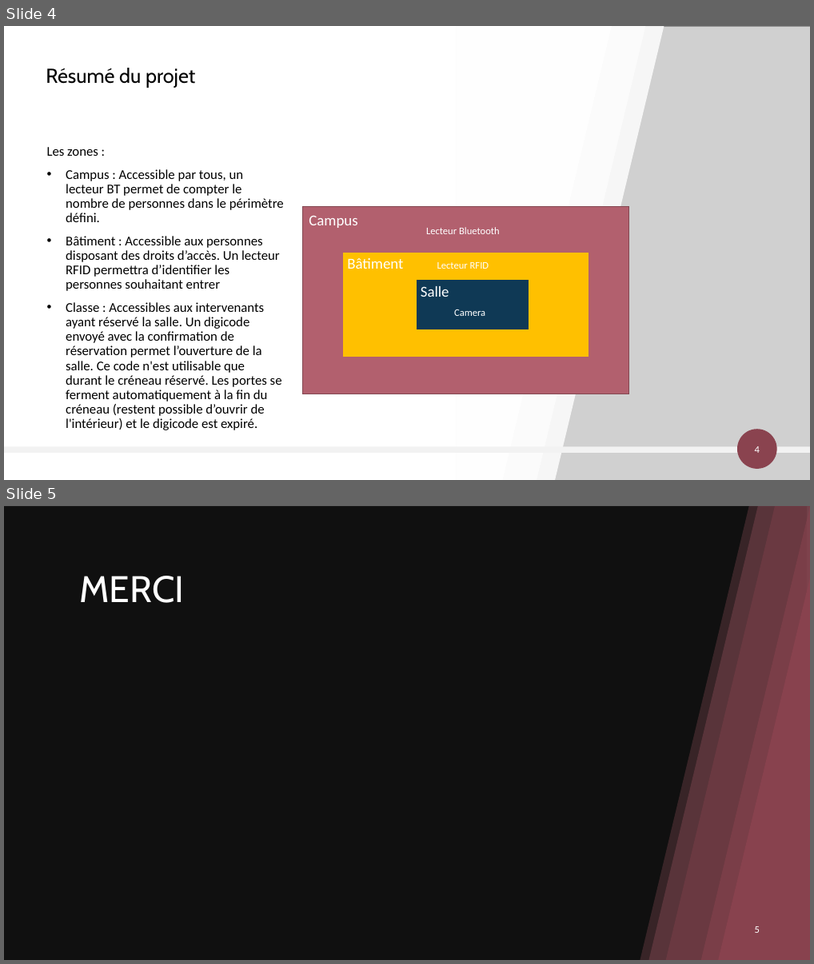
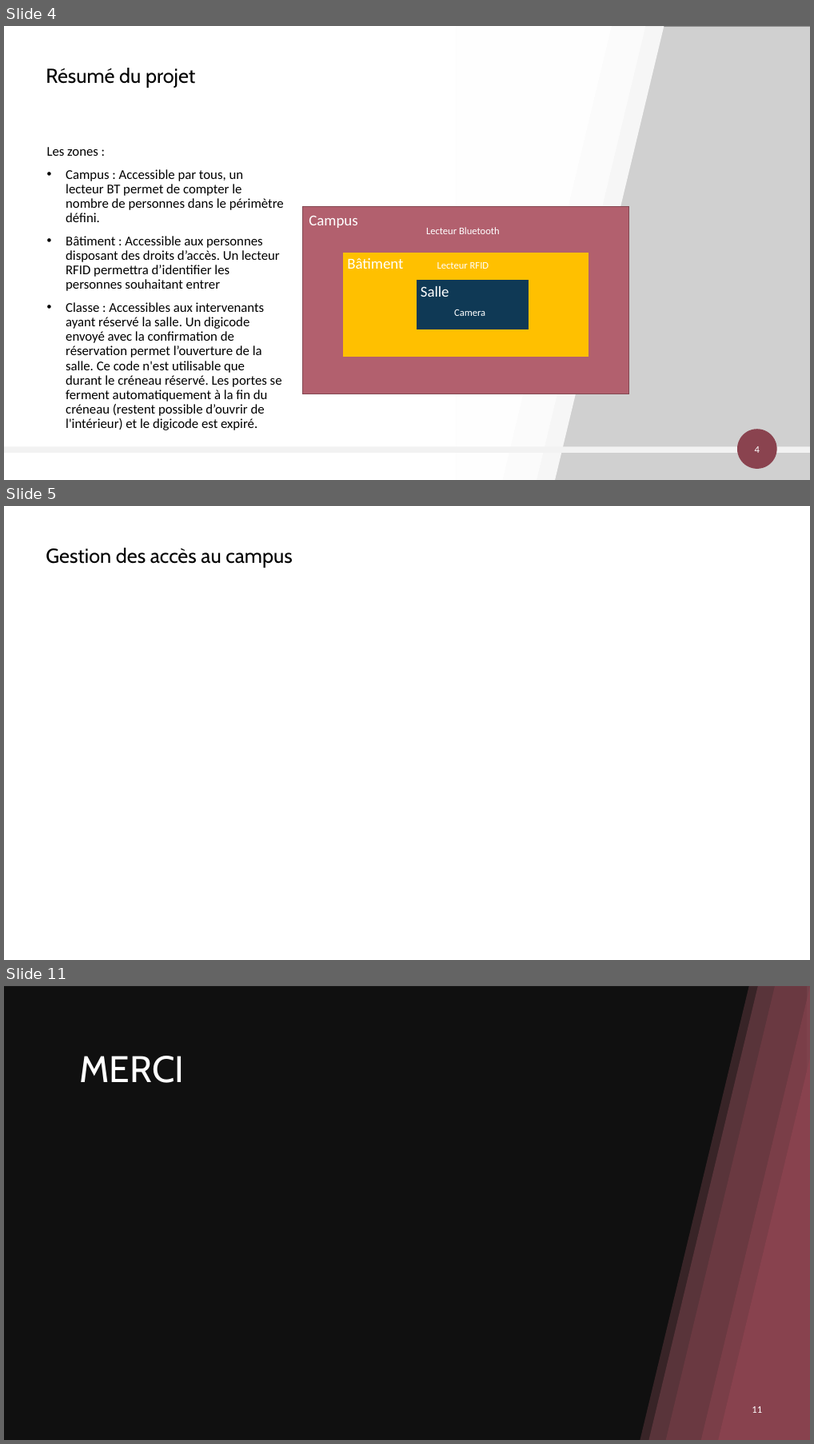
Before and after one commit to AlexandreSaxemard/GestionAccesBatiment, a slide deck: Docs/Gestion des accès au bâtiment.pptx. Shown one above the other, each under a label of ours: slides 4 and 5 before the commit, slides 4, 5 and 11 after it; the slides between them are not shown. The pictures are 814x964 and 814x1444 pixels, drawn with LibreOffice and Linux fonts; fonts in the diff are those of the drawing; grey boxes stand for pictures; background and template pictures are left out; a plain dark background stands for a picture behind light text. Boxes give left, top, right and bottom in pixels: in the first picture for what was removed or moved away, otherwise in the second. Text is boxed around its words. In the diff, an @@ line names an element or a change of style, - is before the commit and + after.

```diff
--- a/Docs/Gestion des accès au bâtiment.pptx
+++ b/Docs/Gestion des accès au bâtiment.pptx
@@ slide 5 added at [4,506,810,960], background #FFFFFF @@
@@ title added at [46,548,292,568], 24 pt, text #000000 @@
+Gestion des accès au campus
@@ what was slide 5 is now slide 11 @@
@@ page number at [752,1406,762,1412]: text changed @@
-5
+11
```
Also in this commit, not shown: 1 slide changed, 5 other slides added, 1 other file.
